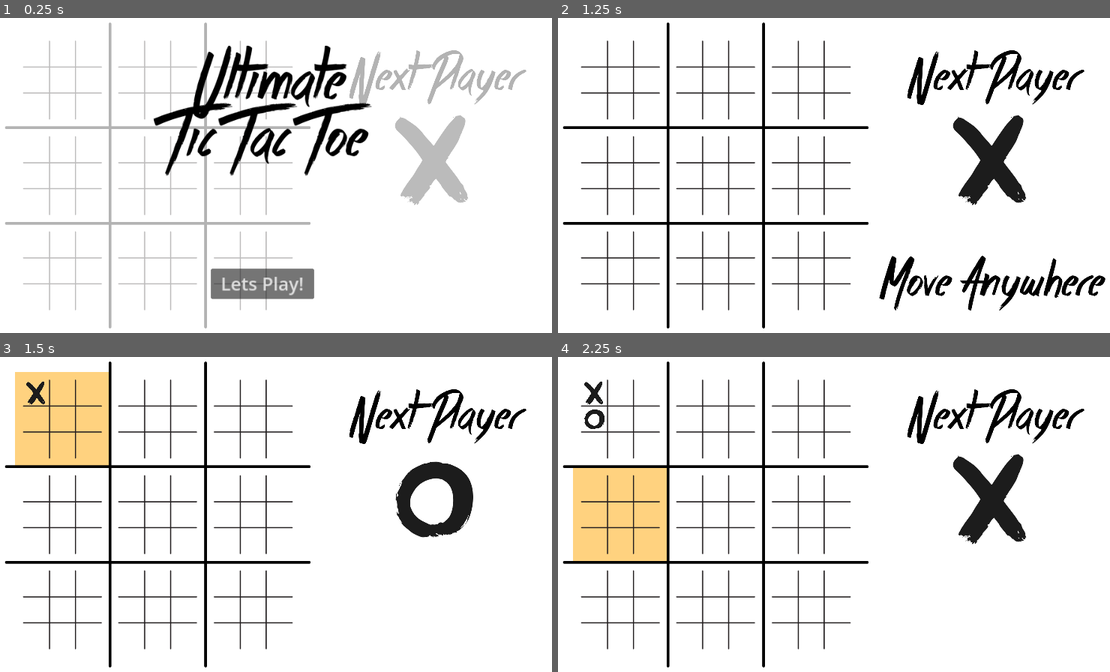
Above: before the commit, frames 1-4 (two rows, left to right).
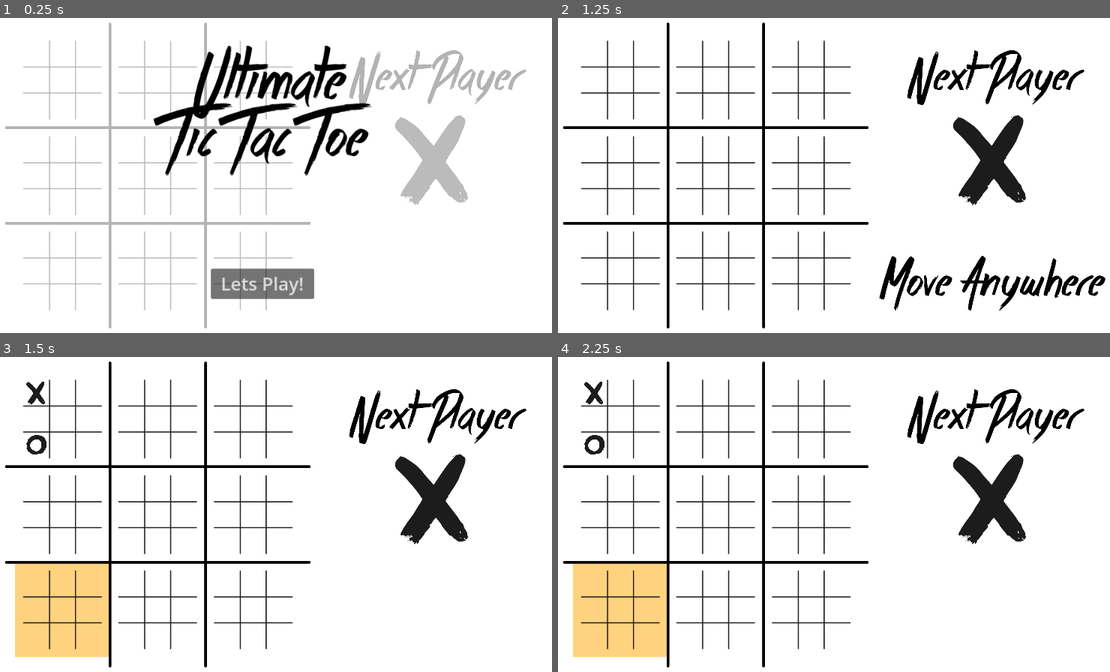
Above: after the commit, the same moments.

Repository: MadAvidCoder/Ultimate-Tic-Tac-Toe
Game: Godot game, scene res://main.tscn
Same seed, same stepped clock (60 frames per second), same inputs: the game is played once before the commit and once after it.
Inputs (mouse positions are in pixels of both pictures, inside the frame that each line leads up to):
- Up to frame 1 (0.25 s): no input
- Up to frame 2 (1.25 s): click "Lets Play!" at 0.5 s
- Up to frame 3 (1.5 s): tap Enter at 1.25 s; move the mouse to (38, 391) at 1.27 s; press the mouse at (38, 391) at 1.28 s
- Up to frame 4 (2.25 s): tap Space at 2 s; move the mouse to (596, 420) at 2.02 s; release the mouse at (596, 420) at 2.03 s; click (596, 420) at 2.1 s

Frames 1-2 are identical in both runs. In frame 3, 12% of the frame differs, in the area x 2-86%, y 4-96%; in frame 4, 10%.

Commit message:
Random AI opponent
Added an (always enabled) opponent which plays a random (but legal) move each time.

Diff:
--- a/project/main.gd
+++ b/project/main.gd
@@ -4,6 +4,7 @@
 var child_sprites
 var x
 var o
+var ai
 var next
 var indicator
 var indicator_positions
@@ -22,7 +23,6 @@
 var win_mark
 var begin
 
-# Called when the node enters the scene tree for the first time.
 func _ready() -> void:
 	child_areas = []
 	var child_areas_buf = []
@@ -84,6 +84,8 @@
 			big_marks.append(get_node("BigMarks/"+i+j))
 			big_sprites.append(get_node("BigMarks/"+i+j+"/Sprite"))
 
+	ai = true
+
 func reset() -> void:
 	next.frame = 0
 	next.show()
@@ -110,7 +112,6 @@
 	won = []
 
 	shown = false
-
 
 func _child_clicked(path):
 	path = str(path).split("/")[4].split("-")
@@ -156,42 +157,90 @@
 	else:
 		return false
 
+func allowed_big():
+	var ret_list = []
+	for i in range(0,8):
+		if not i in won:
+			ret_list.append(i)
+	return ret_list
+
+func allowed_small(square):
+	var ret_list = []
+	for i in range(0,8):
+		if not child_sprites[square][i].visible:
+			ret_list.append(i)
+	return ret_list
+
 func _process(_delta: float) -> void:
 	if state == 0:
 		begin.show()
 		anywhere.hide()
 		click_buffer = 0
 	elif state == 1:
-		if click_buffer:
-			if child_sprites[click_buffer[0]][click_buffer[1]].visible == false and cur_big_square in [click_buffer[0], -1] and not click_buffer[0] in won:
-				child_sprites[click_buffer[0]][click_buffer[1]].frame = next.frame
-				child_sprites[click_buffer[0]][click_buffer[1]].show()
-				if check_won(click_buffer[0], next.frame):
-					won.append(click_buffer[0])
-					big_sprites[click_buffer[0]].frame = next.frame
-					big_marks[click_buffer[0]].show()
-					if check_won(-1, next.frame):
-						state = 2
-						winner = next.frame
-				elif check_full(click_buffer[0]):
-					won.append(click_buffer[0])
-					big_sprites[click_buffer[0]].visible = false
-					big_marks[click_buffer[0]].show()
-					if len(won) == 9:
-						state = 2
-						winner = 2
-				if winner == -1:
-					next.frame = not next.frame
-					cur_big_square = click_buffer[1]
-					if cur_big_square in won:
-						cur_big_square = -1
-						anywhere.show()
-						indicator.hide()
-					else:
-						anywhere.hide()
-						indicator.position = indicator_positions[cur_big_square]
-						indicator.show()
-			click_buffer = 0
+		if (not ai) or (next.frame == 0):
+			if click_buffer:
+				if child_sprites[click_buffer[0]][click_buffer[1]].visible == false and cur_big_square in [click_buffer[0], -1] and not click_buffer[0] in won:
+					child_sprites[click_buffer[0]][click_buffer[1]].frame = next.frame
+					child_sprites[click_buffer[0]][click_buffer[1]].show()
+					if check_won(click_buffer[0], next.frame):
+						won.append(click_buffer[0])
+						big_sprites[click_buffer[0]].frame = next.frame
+						big_marks[click_buffer[0]].show()
+						if check_won(-1, next.frame):
+							state = 2
+							winner = next.frame
+					elif check_full(click_buffer[0]):
+						won.append(click_buffer[0])
+						big_sprites[click_buffer[0]].visible = false
+						big_marks[click_buffer[0]].show()
+						if len(won) == 9:
+							state = 2
+							winner = 2
+					if winner == -1:
+						next.frame = not next.frame
+						cur_big_square = click_buffer[1]
+						if cur_big_square in won:
+							cur_big_square = -1
+							anywhere.show()
+							indicator.hide()
+						else:
+							anywhere.hide()
+							indicator.position = indicator_positions[cur_big_square]
+							indicator.show()
+				click_buffer = 0
+		else:
+			var chosen
+			var big = cur_big_square
+			if cur_big_square == -1:
+				big = allowed_big().pick_random()
+			chosen = allowed_small(big).pick_random()
+			child_sprites[big][chosen].frame = next.frame
+			child_sprites[big][chosen].show()
+			if check_won(big, next.frame):
+				won.append(big)
+				big_sprites[big].frame = next.frame
+				big_marks[big].show()
+				if check_won(-1, next.frame):
+					state = 2
+					winner = next.frame
+			elif check_full(big):
+				won.append(big)
+				big_sprites[big].visible = false
+				big_marks[big].show()
+				if len(won) == 9:
+					state = 2
+					winner = 2
+			if winner == -1:
+				next.frame = not next.frame
+				cur_big_square = chosen
+				if cur_big_square in won:
+					cur_big_square = -1
+					anywhere.show()
+					indicator.hide()
+				else:
+					anywhere.hide()
+					indicator.position = indicator_positions[cur_big_square]
+					indicator.show()
 	else:
 		if not shown:
 			anywhere.hide()
